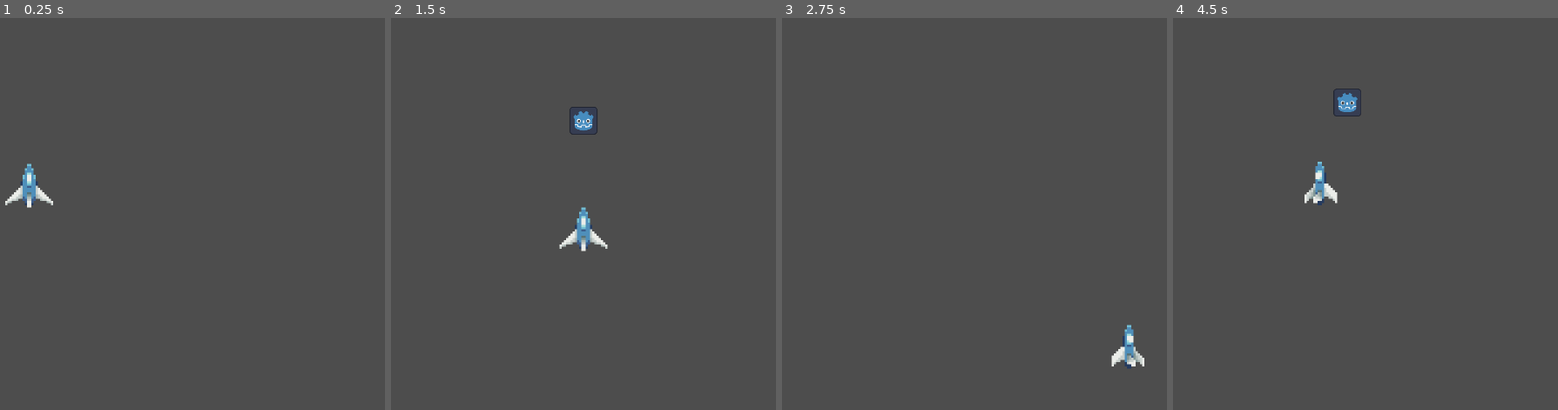
Above: before the commit, frames 1-4 (left to right).
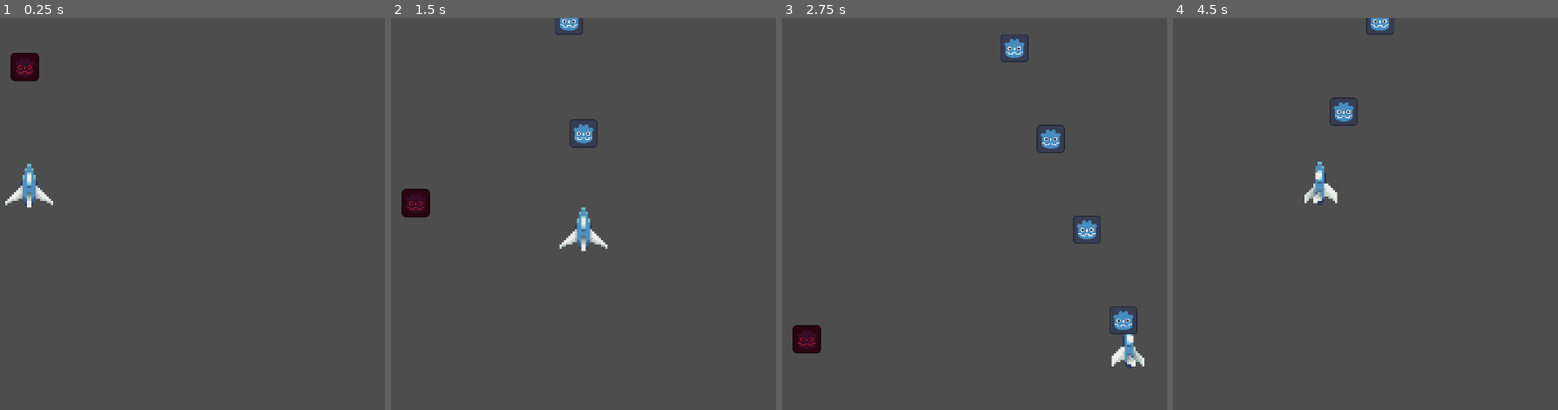
Above: after the commit, the same moments.

Repository: Jin9310/space-shmup
Game: Godot game, scene res://Scenes/main.tscn
Two runs of this game, one before a commit and one after it. Both use one fixed random seed, a clock stepped at 60 frames per second and the inputs below.
Inputs:
- Up to frame 1 (0.25 s): no input
- Up to frame 2 (1.5 s): hold D (right) 0.53-1.28 s; hold Space (shoot) 0.53-1.28 s; hold S (backward) from 1.28 s (still down); tap Space (shoot) at 1.35 s
- Up to frame 3 (2.75 s): release S (backward) at 2.03 s; hold D (right) from 2.03 s (still down); hold Space (shoot) from 2.03 s (still down)
- Up to frame 4 (4.5 s): release D (right) at 2.78 s; release Space (shoot) at 2.78 s; hold W (forward) 2.78-3.53 s; tap Space (shoot) at 2.85, 4.35 s; hold Space (shoot) 3.53-4.28 s; hold A (left) from 3.53 s (still down)

The runs differ from the first frame. In frame 1, 0.5% of the frame differs, in the area x 2-11%, y 8-17%; in frame 2, 1.1%; in frame 3, 1.7%, in the area x 2-93%, y 4-86%; in frame 4, 0.6%.

Commit message:
prep for enemy

Diff:
--- /dev/null
+++ b/Scenes/enemy.tscn
@@ -0,0 +1,18 @@
+[gd_scene format=3 uid="uid://bsp4k1xlagkox"]
+
+[ext_resource type="Script" uid="uid://cp8w72t3g02f4" path="res://Scripts/enemy.gd" id="1_1f0kj"]
+[ext_resource type="Texture2D" uid="uid://cbl28cmxsny1u" path="res://Art/enemy_placeholder.svg" id="1_hghv2"]
+
+[sub_resource type="CircleShape2D" id="CircleShape2D_1f0kj"]
+radius = 8.0
+
+[node name="Enemy" type="Area2D" unique_id=1112940050]
+script = ExtResource("1_1f0kj")
+
+[node name="Sprite2D" type="Sprite2D" parent="." unique_id=115374457]
+self_modulate = Color(0.77254903, 0.09019608, 0.19215687, 1)
+scale = Vector2(0.1, 0.1)
+texture = ExtResource("1_hghv2")
+
+[node name="CollisionShape2D" type="CollisionShape2D" parent="." unique_id=1529967765]
+shape = SubResource("CircleShape2D_1f0kj")
--- a/Scenes/main.tscn
+++ b/Scenes/main.tscn
@@ -2,9 +2,13 @@
 
 [ext_resource type="Script" uid="uid://wsvow3d8dh7a" path="res://Scripts/main.gd" id="1_jjgbg"]
 [ext_resource type="PackedScene" uid="uid://cppvk0i4o6tf5" path="res://Scenes/player.tscn" id="2_bo1nx"]
+[ext_resource type="PackedScene" uid="uid://bsp4k1xlagkox" path="res://Scenes/enemy.tscn" id="3_8gbba"]
 
 [node name="Main" type="Node2D" unique_id=1505985514]
 script = ExtResource("1_jjgbg")
 
 [node name="Player" parent="." unique_id=2140760760 instance=ExtResource("2_bo1nx")]
 position = Vector2(145, 78)
+
+[node name="Enemy" parent="." unique_id=1112940050 instance=ExtResource("3_8gbba")]
+position = Vector2(143, 10)
--- a/Scripts/bullet.gd
+++ b/Scripts/bullet.gd
@@ -1,7 +1,7 @@
 extends Area2D
 
 var direction:= Vector2.UP
-var speed: float = 250.0
+@export var speed: float = 250.0
 
 func _physics_process(delta):
 	position += direction * speed * delta
--- /dev/null
+++ b/Scripts/enemy.gd
@@ -0,0 +1,7 @@
+extends Area2D
+
+@export var speed: float = 50.0
+var dir = Vector2.UP
+
+func _process(delta: float) -> void:
+	position -= speed * dir * delta
--- a/Scripts/player.gd
+++ b/Scripts/player.gd
@@ -7,6 +7,13 @@
 
 @onready var anim: AnimationPlayer = $anim
 @onready var marker_top = $marker_top
+
+@export var default_cd: float = .15
+var fire_cooldown: float
+var shots_fired: bool = false
+
+func _ready() -> void:
+	fire_cooldown = default_cd
 
 func get_input():
 	var input_direction = Input.get_vector("left", "right", "forward", "backward")
@@ -35,7 +42,19 @@
 	get_input()
 	move_and_slide()
 
-	if Input.is_action_just_pressed("shoot"):
-		var blt = BULLET.instantiate()
-		blt.global_position = marker_top.global_position
-		get_tree().root.add_child(blt)
+	if Input.is_action_pressed("shoot"):
+		if shots_fired == false:
+			var blt = BULLET.instantiate()
+			blt.global_position = marker_top.global_position
+			get_tree().root.add_child(blt)
+			shots_fired = true
+
+	#apply delay between shots
+	shot_delay(default_cd ,delta)
+
+func shot_delay(delay:float, delta:float):
+	if shots_fired == true:
+		fire_cooldown -= delta
+		if fire_cooldown <= 0.0:
+			shots_fired = false
+			fire_cooldown = delay
Not shown, added: Scripts/enemy.gd.uid
